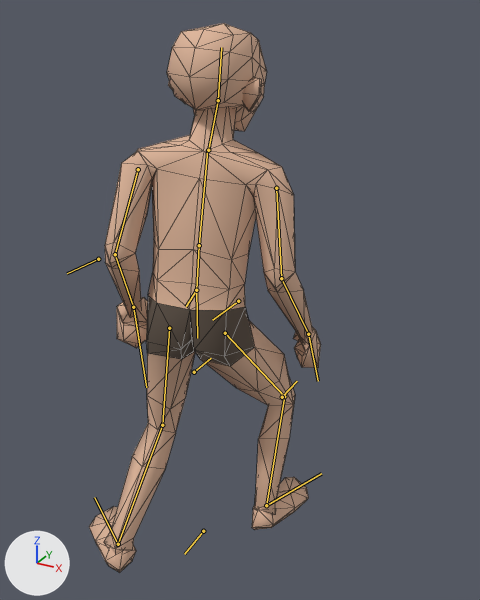
What one commit did to the glTF model deputy_project/assets/test_assets/base_character.gltf.
Rendered twice from a 50 mm lens placed at (0.95, -1.47, 1.61), pointed at (-0.07, 0.38, 0.69). The axes (+X, +Y, +Z) are drawn at lower left. The lights are the same throughout. Both versions are drawn at frame 4 of the action 'Stab'; the numbers are the values there. The bones that bend it are drawn over the model as lines. Mesh edges are drawn as thin lines.
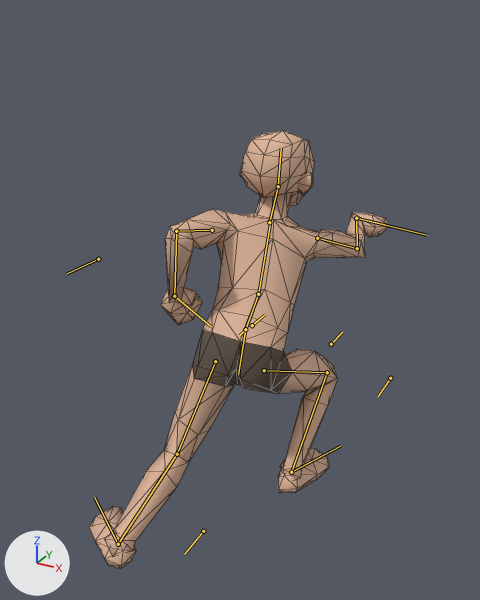
Changed parts and their boxes [x1, y1, x2, y2] in the pictures (480 x 600 px):
'Cube', posed (25% wider, 20% shorter)
    before: [104, 23, 313, 554]
    after: [104, 130, 365, 557]
'Cube.001', posed (10% wider, 26% taller)
    before: [89, 477, 309, 573]
    after: [89, 448, 330, 569]
'Cube.002', posed (13% wider, 58% taller)
    before: [117, 297, 321, 368]
    after: [160, 212, 390, 325]
bone 'COG', root to tip
    before: (196, 290) to (186, 306)
    after: (245, 329) to (239, 335)
bone 'DEF-thigh.L', root to tip
    before: (169, 328) to (162, 425)
    after: (215, 361) to (177, 454)
bone 'DEF-shin.L', root to tip
    before: (162, 425) to (118, 544)
    after: (177, 454) to (118, 544)
bone 'DEF-thigh.R', root to tip
    before: (225, 333) to (284, 396)
    after: (264, 370) to (327, 372)
bone 'DEF-shin.R', root to tip
    before: (284, 396) to (266, 505)
    after: (327, 372) to (291, 472)
bone 'DEF-foot.R', root to tip
    before: (266, 505) to (321, 473)
    after: (291, 472) to (340, 446)
bone 'DEF-abdomen', root to tip
    before: (196, 290) to (199, 245)
    after: (245, 329) to (258, 294)
bone 'DEF-chest', root to tip
    before: (199, 245) to (207, 150)
    after: (258, 294) to (270, 222)
bone 'DEF-neck', root to tip
    before: (208, 150) to (218, 100)
    after: (269, 222) to (278, 186)
bone 'DEF-head', root to tip
    before: (218, 100) to (221, 47)
    after: (278, 186) to (281, 148)
bone 'DEF-upper_arm.L', root to tip
    before: (138, 169) to (115, 254)
    after: (212, 230) to (176, 231)
bone 'DEF-forearm.L', root to tip
    before: (115, 254) to (133, 307)
    after: (176, 231) to (174, 296)
bone 'DEF-hand.L', root to tip
    before: (133, 307) to (146, 387)
    after: (174, 296) to (211, 326)
bone 'DEF-upper_arm.R', root to tip
    before: (276, 188) to (281, 278)
    after: (317, 238) to (357, 248)
bone 'DEF-forearm.R', root to tip
    before: (281, 278) to (308, 334)
    after: (357, 248) to (356, 218)
bone 'DEF-hand.R', root to tip
    before: (308, 334) to (318, 381)
    after: (356, 218) to (427, 235)

The edits, one by one:
Bone 'COG' (bone_cog) moves from (0.0, 0.0, -0.095) to (0.0, -0.293, -0.346).
Bone 'COG' (bone_cog) turns from (0, 0, 18) to (17, -5, 17) degrees about its own x, y and z.
Bone 'DEF-thigh.L' (bone_def_thigh_l) turns from (-9, 9, -10) to (-10, 4, -16) degrees about its own x, y and z.
Bone 'DEF-shin.L' (bone_def_shin_l) turns from (40, 0, 0) to (62, 0, 0) degrees about its own x, y and z.
Bone 'DEF-foot.L' (bone_def_foot_l) turns from (-20, -37, -27) to (-71, -45, 17) degrees about its own x, y and z.
Bone 'DEF-thigh.R' (bone_def_thigh_r) turns from (-36, 36, 4) to (-81, 31, 6) degrees about its own x, y and z.
Bone 'DEF-shin.R' (bone_def_shin_r) turns from (47, 0, 0) to (105, 0, 0) degrees about its own x, y and z.
Bone 'DEF-foot.R' (bone_def_foot_r) turns from (-9, -1, -11) to (-39, 2, -9) degrees about its own x, y and z.
Bone 'DEF-abdomen' (bone_def_abdomen) turns from (-10, -1, -3) to (-26, -3, -8) degrees about its own x, y and z.
Bone 'DEF-chest' (bone_def_chest) turns from (-5, 0, -1) to (-4, 22, 9) degrees about its own x, y and z.
Bone 'DEF-neck' (bone_def_neck) turns from (9, -10, -4) to (40, -26, -22) degrees about its own x, y and z.
Bone 'DEF-head' (bone_def_head) turns from (1, -7, -1) to (10, -7, -1) degrees about its own x, y and z.
Bone 'DEF-upper_arm.L' (bone_def_upper_arm_l) turns from (11, 4, 85) to (45, 24, 61) degrees about its own x, y and z.
Bone 'DEF-forearm.L' (bone_def_forearm_l) turns from (-59, 0, 1) to (-120, 1, 1) degrees about its own x, y and z.
Bone 'DEF-hand.L' (bone_def_hand_l) turns from (39, 33, 38) to (-34, 25, 0) degrees about its own x, y and z.
Bone 'DEF-upper_arm.R' (bone_def_upper_arm_r) moves from (0.024, 0.024, -0.001) to (-0.043, 0.015, 0.015).
Bone 'DEF-upper_arm.R' (bone_def_upper_arm_r) turns from (-1, 12, -79) to (-56, 54, -34) degrees about its own x, y and z.
Bone 'DEF-forearm.R' (bone_def_forearm_r) turns from (-44, 0, -1) to (-46, 0, -1) degrees about its own x, y and z.
Bone 'DEF-hand.R' (bone_def_hand_r) turns from (1, -24, -8) to (105, -30, -4) degrees about its own x, y and z.
